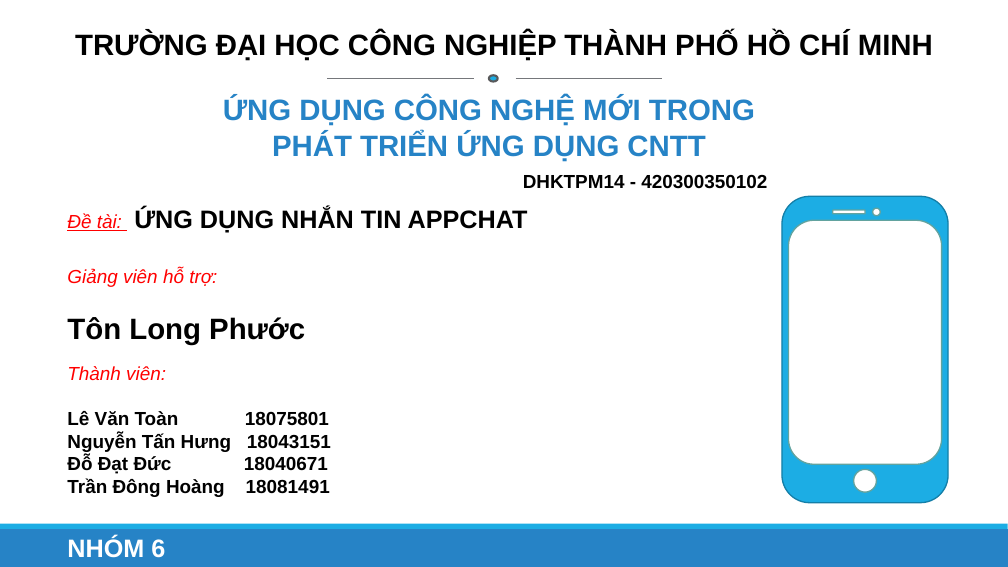
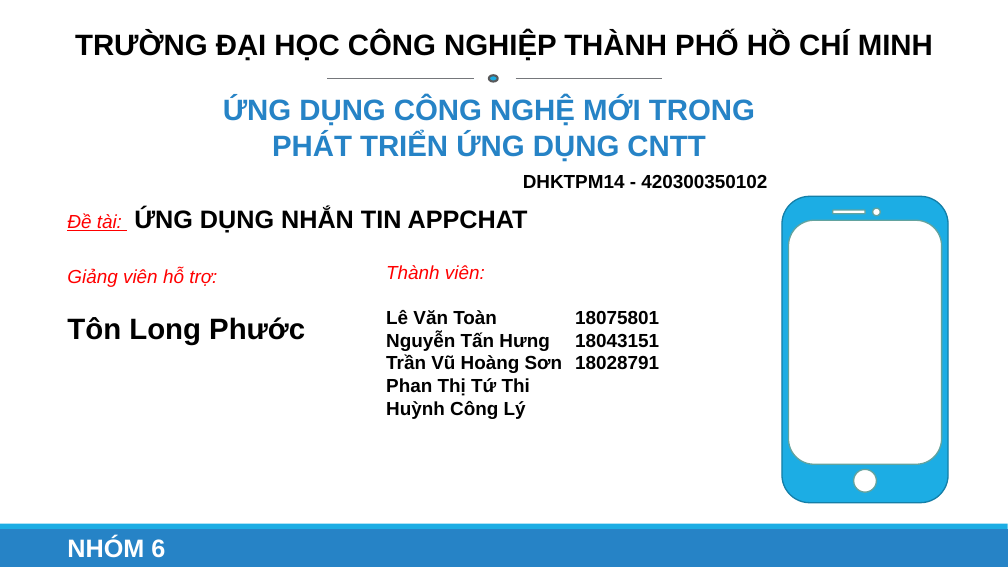
Before and after one commit to onebabyq/ung-dung-quan-li-tin-nhan-congnghemoi, a slide deck: slide 1 of Slide_BaoCao/AppChat_Nhom6.pptx. Drawn at 1008x567 pixels with LibreOffice and Linux fonts; fonts in the diff are those of the drawing. Boxes give left, top, right and bottom in pixels: in the first picture for what was removed or moved away, otherwise in the second. Text is boxed around its words. In the diff, an @@ line names an element or a change of style, - is before the commit and + after.

```diff
--- a/Slide_BaoCao/AppChat_Nhom6.pptx
+++ b/Slide_BaoCao/AppChat_Nhom6.pptx
@@ text "Thành viên:": place and size @@
-text "Thành viên:" at box(67, 366, 331, 497)
+text "Thành viên:" at box(386, 265, 659, 419)
@@ text at box(386, 355, 659, 419): text changed @@
-Đỗ Đạt Đức 18040671
-Trần Đông Hoàng 18081491
+Trần Vũ Hoàng Sơn 18028791
+Phan Thị Tứ Thi
+Huỳnh Công Lý
```
Also in this commit, not shown: 7 other slides changed, 2 slides added, 3 slides removed.
